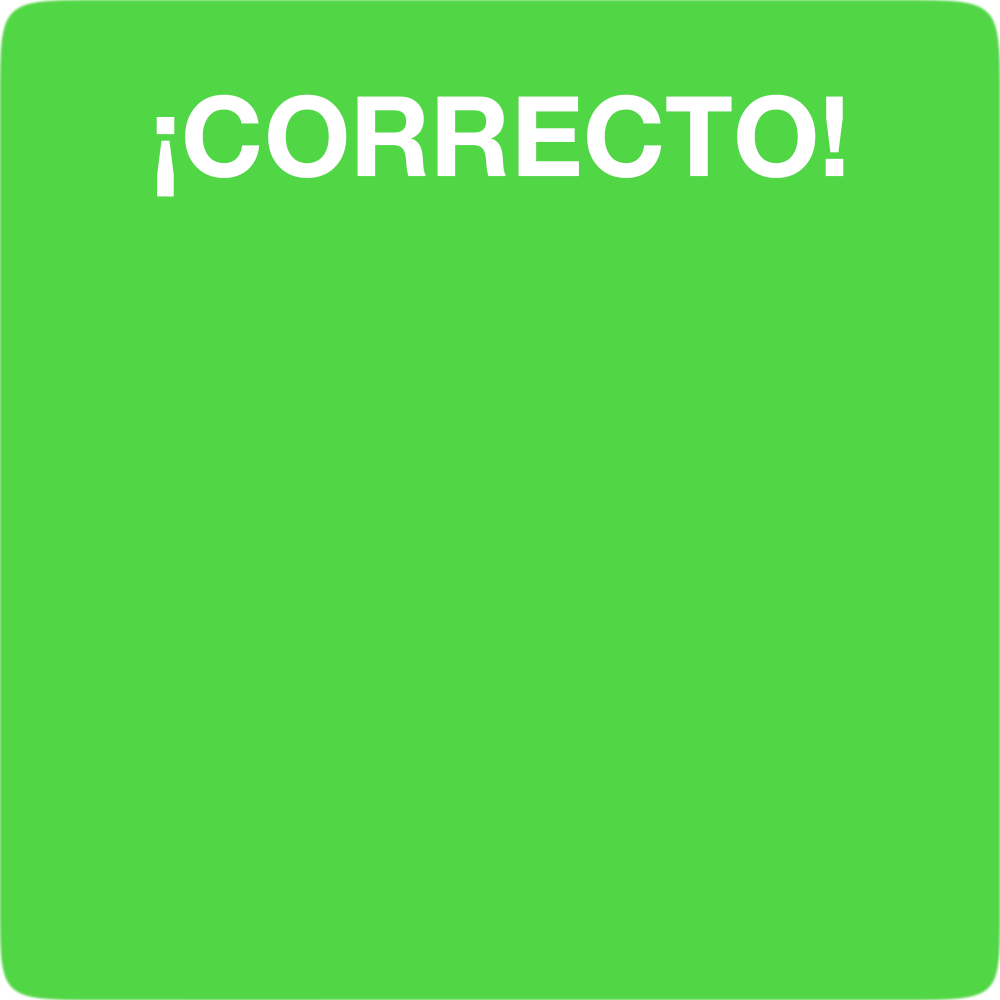
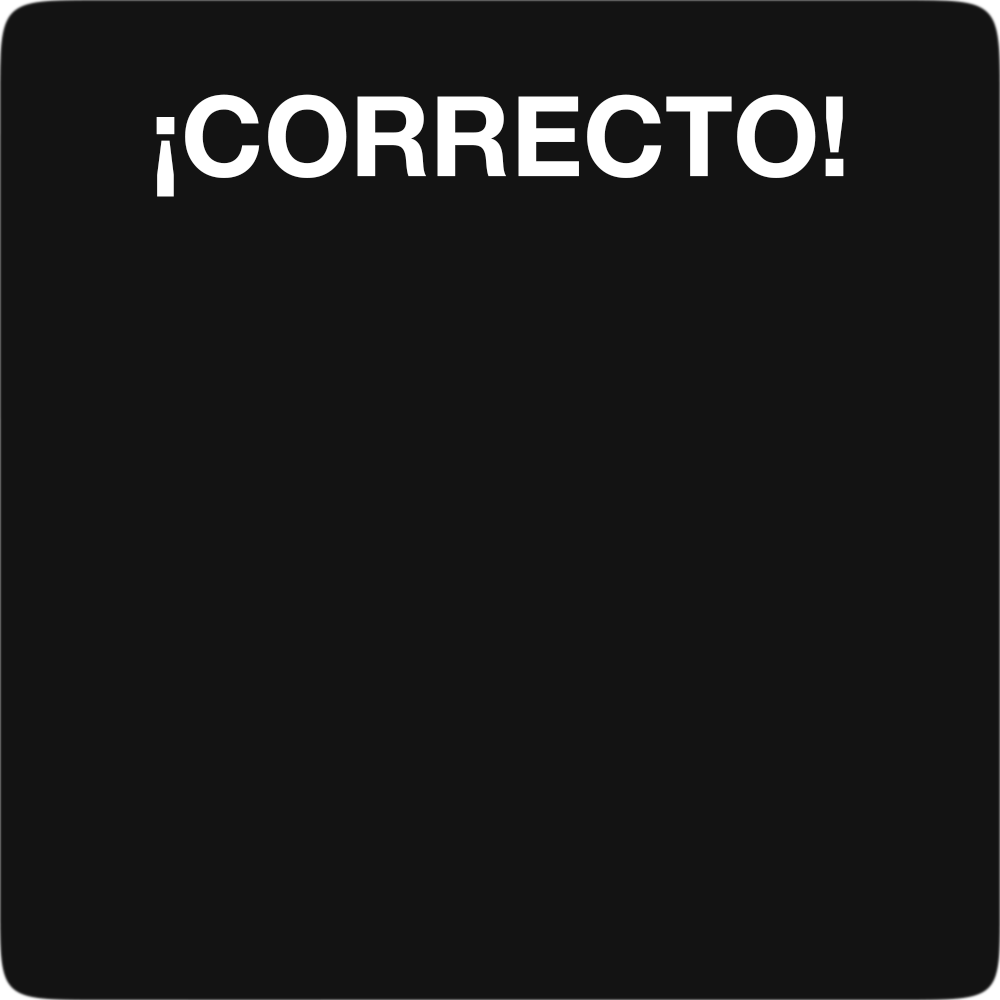
Before/after of a 1000x1000 layered artwork. What changed in the layer stack:
painted on "Capa 0" over box(0, 0, 1000, 1000)
